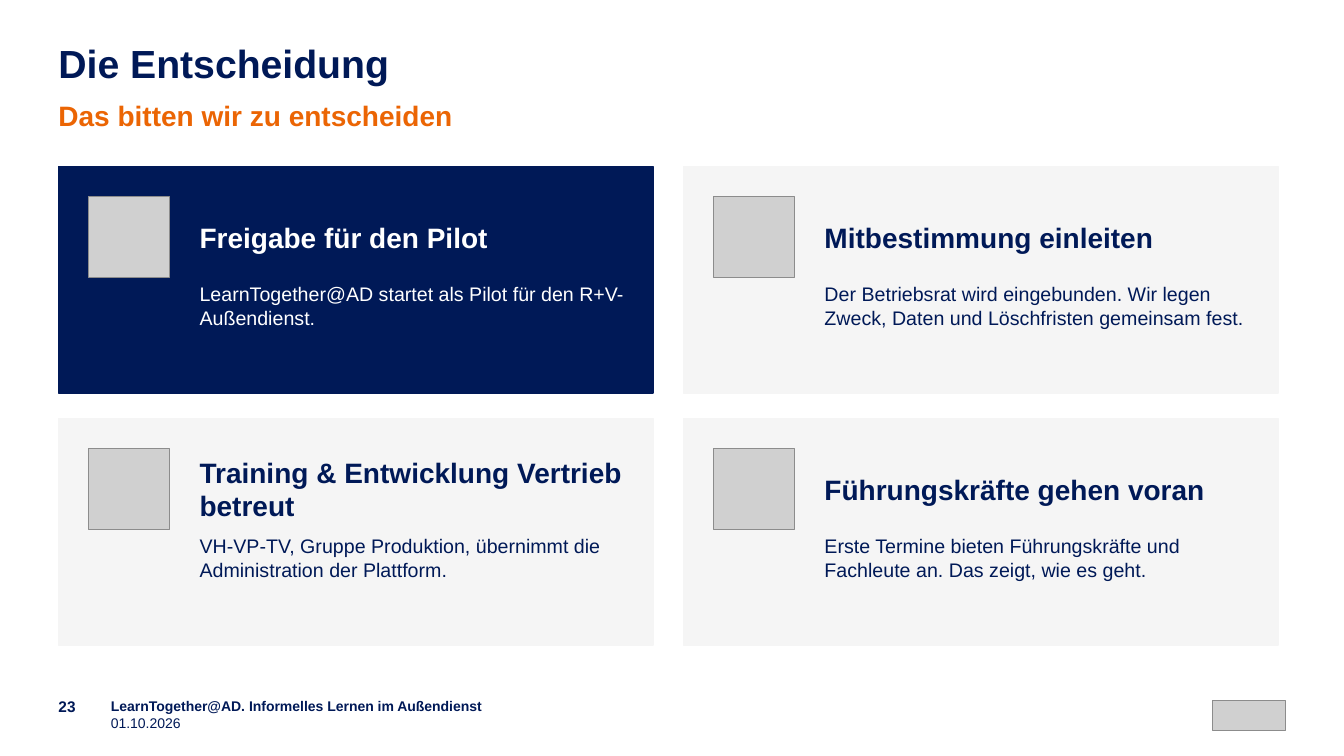
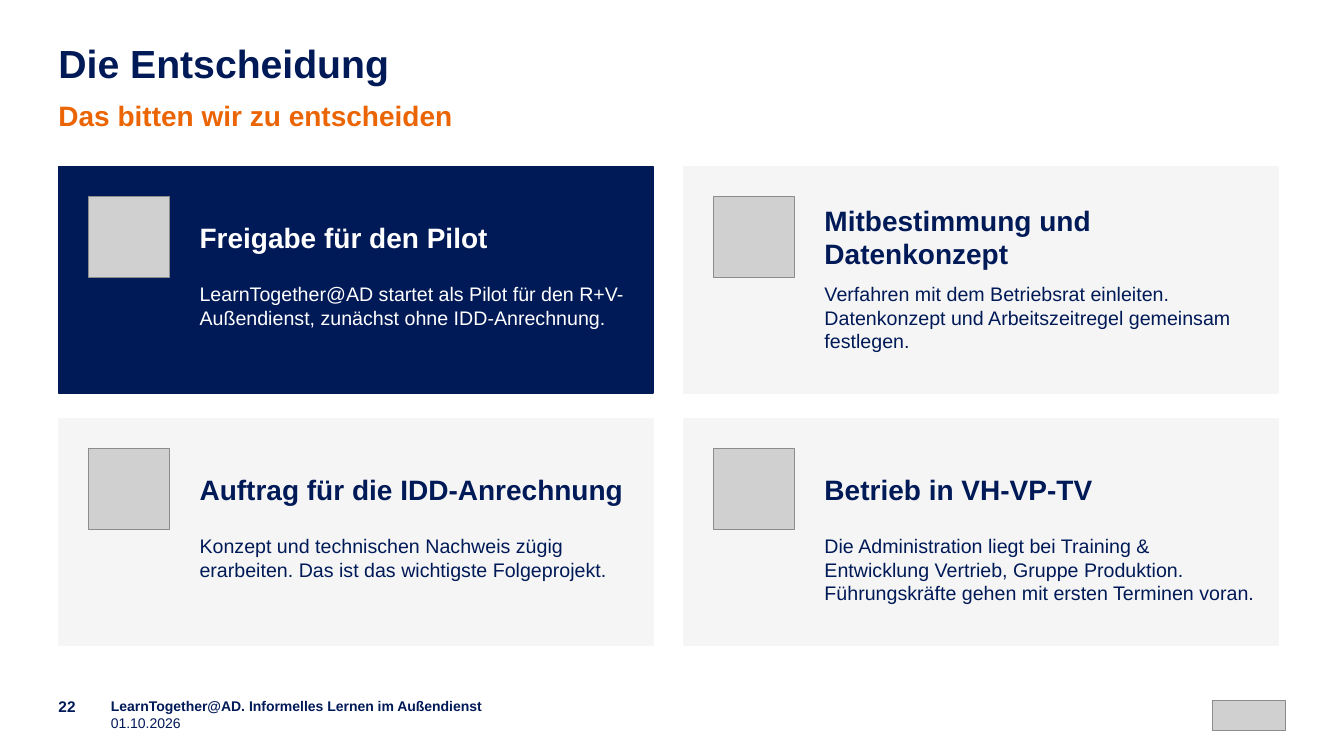
Before and after one commit to emplush/ruv_learntogether, a slide deck: slide 22 of docs/LearnTogether-AD_Praesentation.pptx (slide 23 before the commit). Drawn at 1344x756 pixels with LibreOffice and Linux fonts; fonts in the diff are those of the drawing; grey boxes stand for pictures. Boxes give left, top, right and bottom in pixels: in the first picture for what was removed or moved away, otherwise in the second. Text is boxed around its words. In the diff, an @@ line names an element or a change of style, - is before the commit and + after.

```diff
--- a/docs/LearnTogether-AD_Praesentation.pptx
+++ b/docs/LearnTogether-AD_Praesentation.pptx
@@ text at (824,210,1090,270): text changed @@
-Mitbestimmung einleiten
+Mitbestimmung und Datenkonzept
@@ text at (200,286,623,329): text changed @@
-LearnTogether@AD startet als Pilot für den R+V-Außendienst.
+LearnTogether@AD startet als Pilot für den R+V-Außendienst, zunächst ohne IDD-Anrechnung.
@@ text at (824,286,1230,352): text changed @@
-Der Betriebsrat wird eingebunden. Wir legen Zweck, Daten und Löschfristen gemeinsam fest.
+Verfahren mit dem Betriebsrat einleiten. Datenkonzept und Arbeitszeitregel gemeinsam festlegen.
@@ text at (200,479,623,505): text changed @@
-Training & Entwicklung Vertrieb betreut
+Auftrag für die IDD-Anrechnung
@@ text at (824,479,1092,501): text changed @@
-Führungskräfte gehen voran
+Betrieb in VH-VP-TV
@@ text at (200,538,606,581): text changed @@
-VH-VP-TV, Gruppe Produktion, übernimmt die Administration der Plattform.
+Konzept und technischen Nachweis zügig erarbeiten. Das ist das wichtigste Folgeprojekt.
@@ text at (824,538,1254,604): text changed @@
-Erste Termine bieten Führungskräfte und Fachleute an. Das zeigt, wie es geht.
+Die Administration liegt bei Training & Entwicklung Vertrieb, Gruppe Produktion. Führungskräfte gehen mit ersten Terminen voran.
@@ text at (58,701,75,712): text changed @@
-23
+22
```
Also in this commit, not shown: 16 other slides changed, 5 slides added, 5 slides removed.
